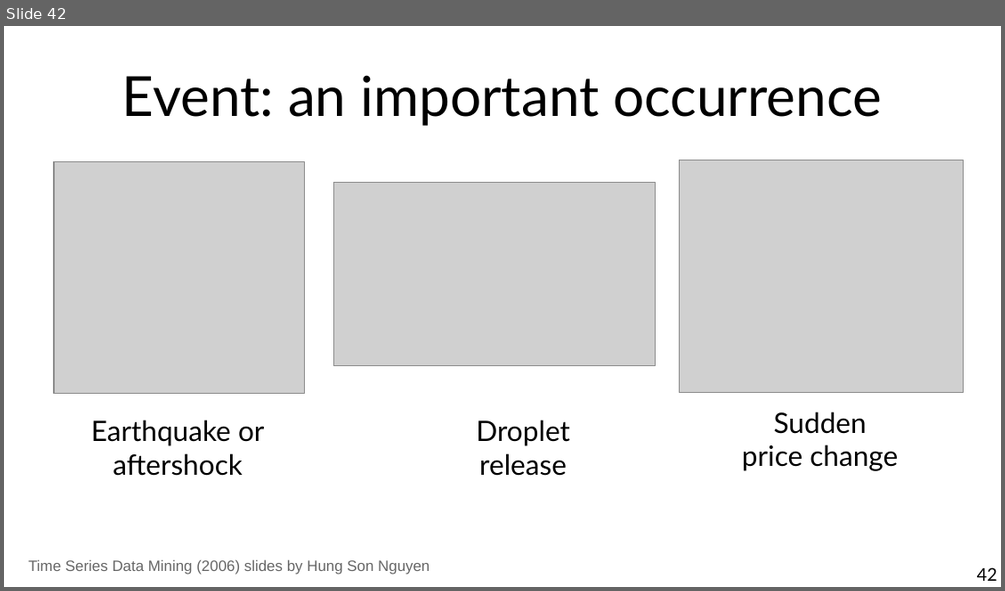
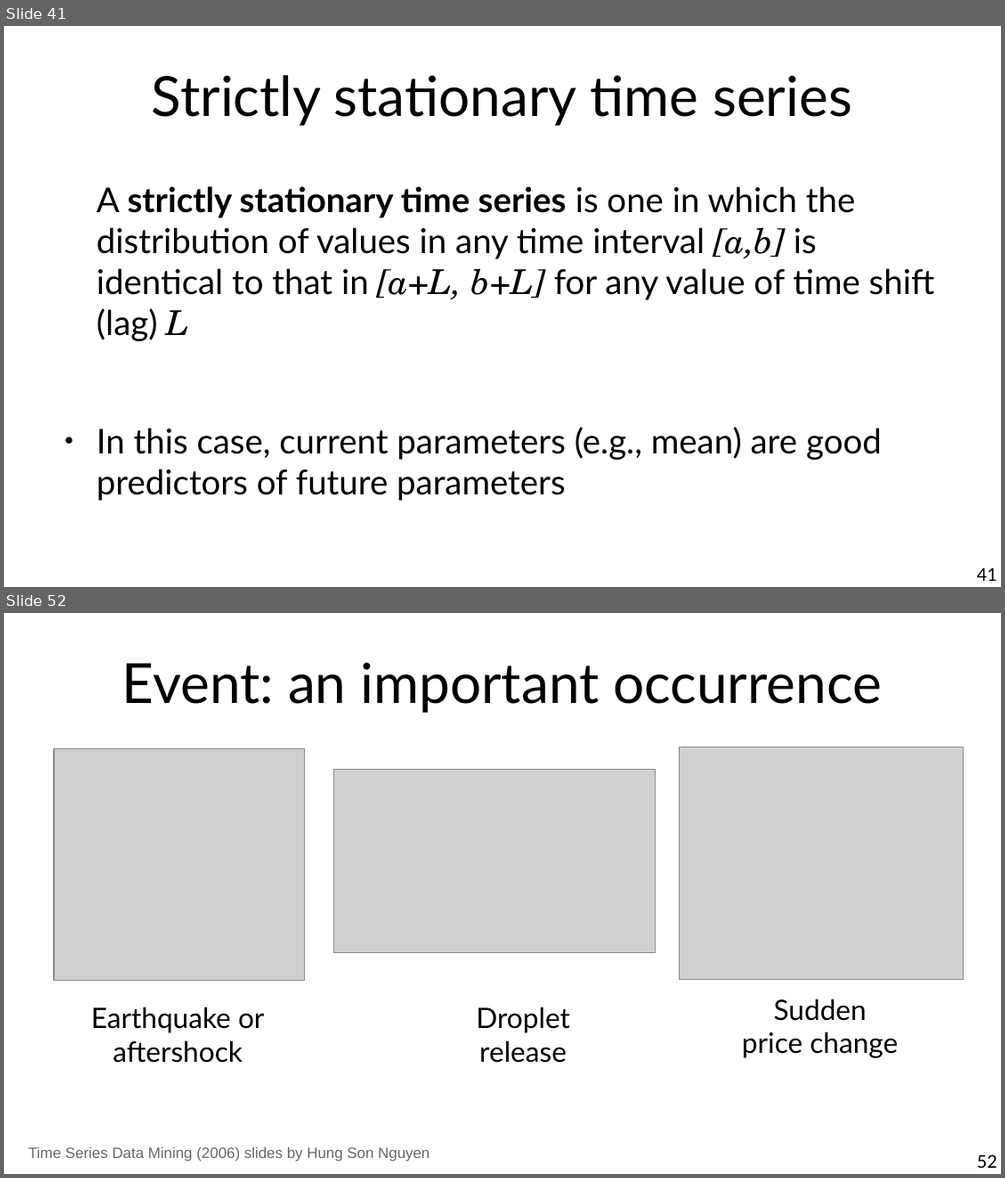
Before and after one commit to marco-calautti/data-mining-course, a slide deck: theory/tt11_time_series.odp. Shown one above the other, each under a label of ours: slide 42 before the commit, slides 41 and 52 after it; the slides between them are not shown. The pictures are 1005x591 and 1005x1178 pixels, drawn with LibreOffice and Linux fonts; fonts in the diff are those of the drawing; grey boxes stand for pictures. Boxes give left, top, right and bottom in pixels: in the first picture for what was removed or moved away, otherwise in the second. Text is boxed around its words. In the diff, an @@ line names an element or a change of style, - is before the commit and + after.

```diff
--- a/theory/tt11_time_series.odp
+++ b/theory/tt11_time_series.odp
@@ slide 41 added at [4,26,1001,587], background #FFFFFF @@
@@ title added at [152,75,852,126], 44 pt, text #000000 @@
+Strictly stationary time series
@@ text added at [97,186,935,500], 27.2 pt, text #000000 @@
+A strictly stationary time series is one in which the distribution of values in any time interval [a,b] is identical to that in [a+L, b+L] for any value of time shift (lag) L
+● In this case, current parameters (e.g., mean) are good predictors of future parameters
@@ page number added at [977,567,997,580], 14 pt, text #000000 @@
+41
@@ what was slide 42 is now slide 52 @@
@@ page number at [977,1154,997,1167]: text changed @@
-42
+52
```
Also in this commit, not shown: 6 slides changed, 18 other slides added, 3 slides removed.
